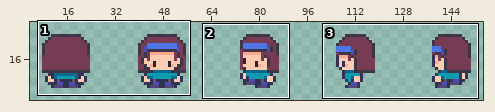
One commit to this pixel-art file: Assets/Art/S_Avatar.aseprite. Above, an overview of the earlier version with the close-up marked.
Close-up. Before:
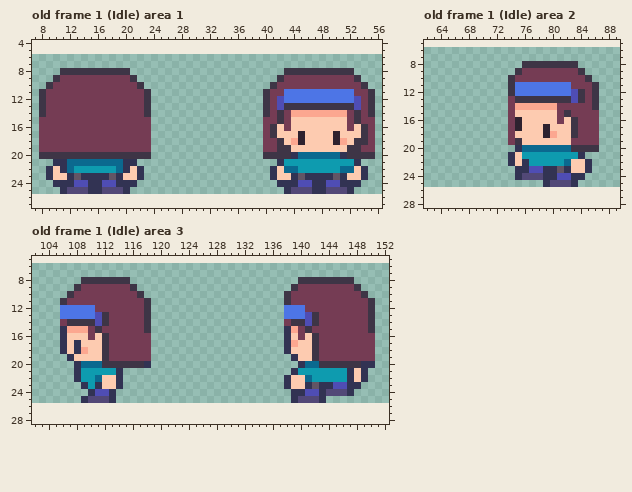
160x20 pixels, 15 frames. Shown: old frame 1 (Idle) area 1: x 7..56, y 4..27; old frame 1 (Idle) area 2: x 62..89, y 5..28; old frame 1 (Idle) area 3: x 102..152, y 5..28. The old version is drawn lined up with the new one, on the new canvas. The wide view leaves out empty margins. The commit also changed other frames or places, which this record leaves out.
The result:
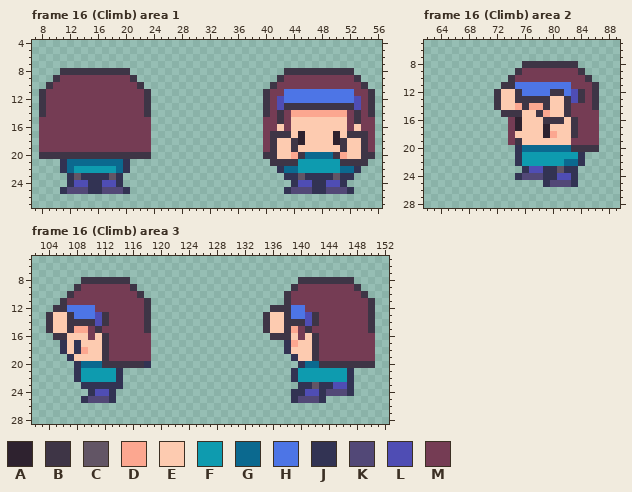
Palette (. is transparent): A #2e222f  B #3e3546  C #625565  D #fca790  E #fdcbb0  F #0e9baf  G #0b698f  H #4d75e6  J #323353  K #524877  L #4f4db4  M #753c54
A new or re-ordered frame is compared with the old frame closest to it.
Log entry: Avatar Animation Climb
From old to new:
canvas 160x20 -> 160x32, the old top-left corner now at 0,6
frames 15 -> 18
Changed rows in their new state; - is an unchanged pixel.
Frame 16 (Climb) area 1 is new; against old frame 1 (Idle):
first column x 9:
16 --------------------------------M------------M
17 ---------------------------------BB--------BB-
18 --------------------------------BE-B------B-E-
19 --------------------------------BEEB------BEEB
20 ---------------------------------EEDB----BDEE-
21 -.----------.-------------------BBBB------BBBB
22 ..----------..------------------.J----------J.
23 ...--------...------------------..J--------J..
24 -..--------..--------------------..--------..-
Frame 16 (Climb) area 2 is new; against old frame 1 (Idle):
first column x 72:
11 -B---------
12 BEEB----BB-
13 BEE-----EE-
14 BEE-B--BEEB
15 -BBB--BD-E-
16 -------BBB-
first column x 74:
21 .J----------
22 .JF------GJ.
23 -.-------J..
24 ----------.-
Frame 16 (Climb) area 3 is new; against old frame 1 (Idle):
first column x 104:
12 -BB-----------------------------BBB
13 BEEB---------------------------BEEB
14 BEE----------------------------BEEB
15 BEEB---------------------------BEEB
16 -BB-----------------------------BBB
first column x 110:
20 ---------------------------------------BB
21 --------------------------------------..-
22 -FFF------------------------.JFF------..-
23 J-JJ------------------------..J-------.--
